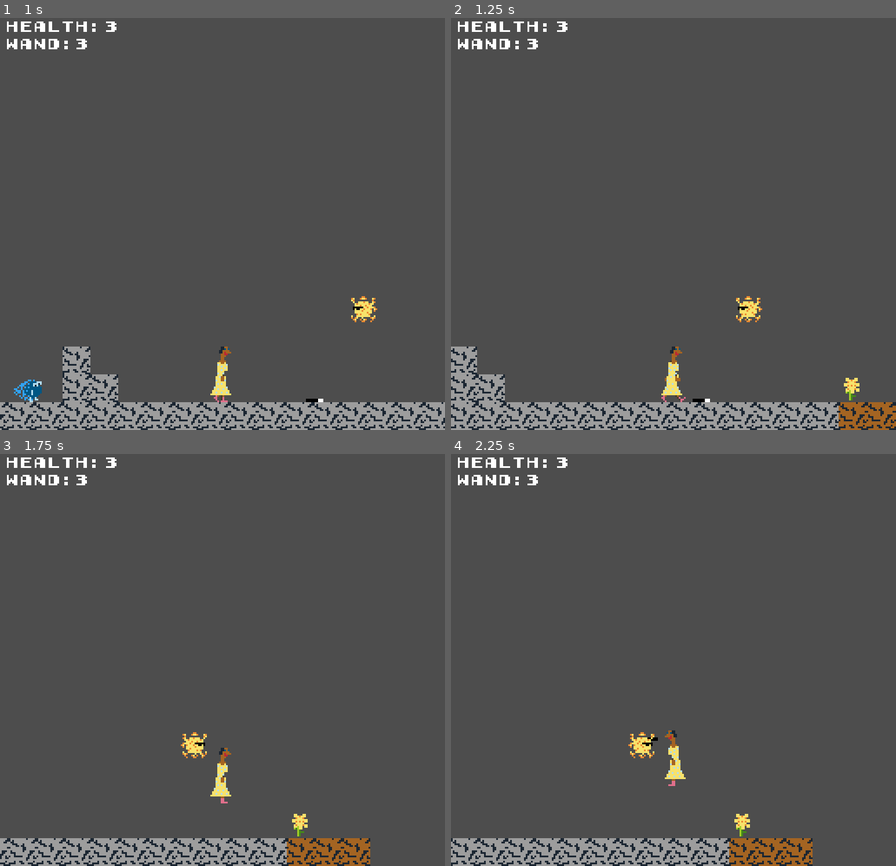
Above: before the commit, frames 1-4 (two rows, left to right).
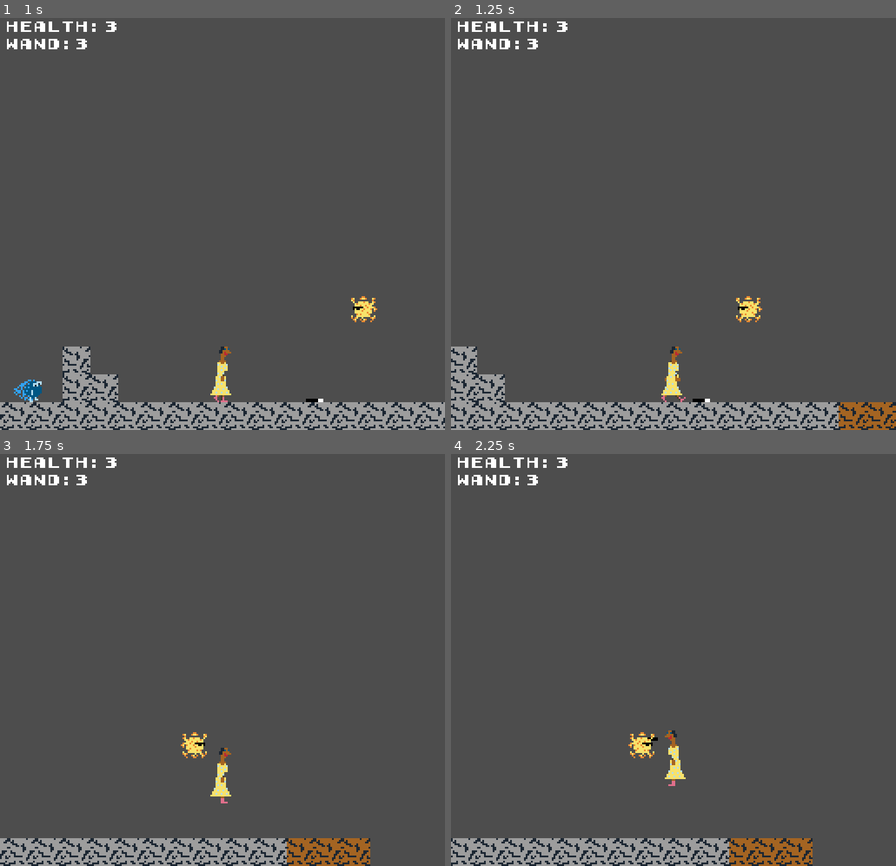
Above: after the commit, the same moments.

Repository: Stan-Stani/godot-minigames
Game: Godot game, scene res://main.tscn
Two runs of this game, one before a commit and one after it. Both use one fixed random seed, a clock stepped at 60 frames per second and the inputs below.
Inputs:
- Up to frame 1 (1 s): hold Right (ui_right) from 0.53 s (still down); tap E (pickup_toggle) at 0.6 s; tap Space (ui_select) at 0.77 s
- Up to frame 2 (1.25 s): keep holding Right (ui_right)
- Up to frame 3 (1.75 s): keep holding Right (ui_right); tap E (pickup_toggle) at 1.35 s; tap Space (ui_select) at 1.52 s
- Up to frame 4 (2.25 s): release Right (ui_right) at 2.03 s; hold Left (ui_left) from 2.03 s (still down); tap E (pickup_toggle) at 2.1 s

Frame 1 is identical in both runs. In frame 2, 0.1% of the frame differs, in the area x 88-92%, y 87-93%; in frame 3, 0.1%; in frame 4, 0.1%.

Commit message:
feat: improve flower placement logic

Diff:
--- a/colleen.gd
+++ b/colleen.gd
@@ -16,6 +16,8 @@
 var is_wand_in_pickup_range = false
 
 const path_of_flower_scene = "res://flower_placeholder.tscn"
+var flowered_soil := {}
+
 
 # func _ready() -> void:
 
@@ -105,7 +107,6 @@
 
 	# if health <= 0:
 	# 	get_tree().reload_current_scene()
-
 func _handle_ground_kind():
 	var bodies: Array[Node2D] = %GroundDetectorArea2D.get_overlapping_bodies()
 	print(bodies)
@@ -117,14 +118,14 @@
 			print(pos, "pos")
 			var tile_data: TileData = ground.get_cell_tile_data(pos)
 			if tile_data:
-				print(tile_data.get_custom_data("has_flower"), tile_data.get_custom_data("kind") )
-				if tile_data.get_custom_data("kind") == 'soil' && !tile_data.get_custom_data("has_flower"):
-					var flower: Sprite2D = preload(path_of_flower_scene).instantiate()
-					flower.position = detector_pos
+				print(tile_data.get_custom_data("has_flower"), tile_data.get_custom_data("kind"))
+				if tile_data.get_custom_data("kind") == 'soil' && !flowered_soil.has(pos):
+					var entry = flowered_soil.get_or_add(pos, pos)
+					var flower: Node2D = preload(path_of_flower_scene).instantiate()
+					flower.position =  Vector2(pos * ground.tile_set.tile_size) + Vector2(ground.tile_set.tile_size.x * .5, 0)
 					$"/root/Main".add_child(flower)
 					tile_data.set_custom_data("has_flower", true)
 					print('added flower')
-
 
 
 func _on_wand_pickup_zone_body_entered(body: Node2D) -> void:
--- a/flower_placeholder.tscn
+++ b/flower_placeholder.tscn
@@ -2,5 +2,8 @@
 
 [ext_resource type="Texture2D" uid="uid://bi8oauycfvp7c" path="res://assets/FlowerPlaceholder.png" id="1_4g6x1"]
 
-[node name="FlowerPlaceholder" type="Sprite2D"]
+[node name="Node2D" type="Node2D"]
+
+[node name="FlowerPlaceholder" type="Sprite2D" parent="."]
+position = Vector2(0, -8)
 texture = ExtResource("1_4g6x1")
--- a/main.tscn
+++ b/main.tscn
@@ -9,7 +9,6 @@
 [ext_resource type="Texture2D" uid="uid://dgjg501vvljh8" path="res://assets/wand.png" id="5_4c57u"]
 [ext_resource type="PackedScene" uid="uid://webm7yrtf8fp" path="res://glasun.tscn" id="5_lquwl"]
 [ext_resource type="PackedScene" uid="uid://bewqtxc35ijup" path="res://comet.tscn" id="6_7mycd"]
-[ext_resource type="PackedScene" uid="uid://bo22rtw5cqtd4" path="res://flower_placeholder.tscn" id="10_4c57u"]
 
 [sub_resource type="TileSetAtlasSource" id="TileSetAtlasSource_1bvp3"]
 texture = ExtResource("3_h2yge")
@@ -171,9 +170,6 @@
 scale = Vector2(0.125, 0.125)
 limit_bottom = 240
 
-[node name="FlowerPlaceholder" parent="." instance=ExtResource("10_4c57u")]
-position = Vector2(7, 215)
-
 [connection signal="body_entered" from="Wand/WandPickupZone" to="Colleen" method="_on_wand_pickup_zone_body_entered"]
 [connection signal="body_exited" from="Wand/WandPickupZone" to="Colleen" method="_on_wand_pickup_zone_body_exited"]
 [connection signal="timeout" from="Wand/PulseOnTimer" to="Wand" method="_on_pulse_on_timer_timeout"]
--- a/project.godot
+++ b/project.godot
@@ -12,7 +12,7 @@
 
 config/name="godot-minigames"
 run/main_scene="uid://cvhktbdwiarkb"
-config/features=PackedStringArray("4.4", "GL Compatibility")
+config/features=PackedStringArray("4.5", "GL Compatibility")
 config/icon="res://icon.svg"
 
 [autoload]
Not shown: 1 places in main.tscn that only renumber resources
